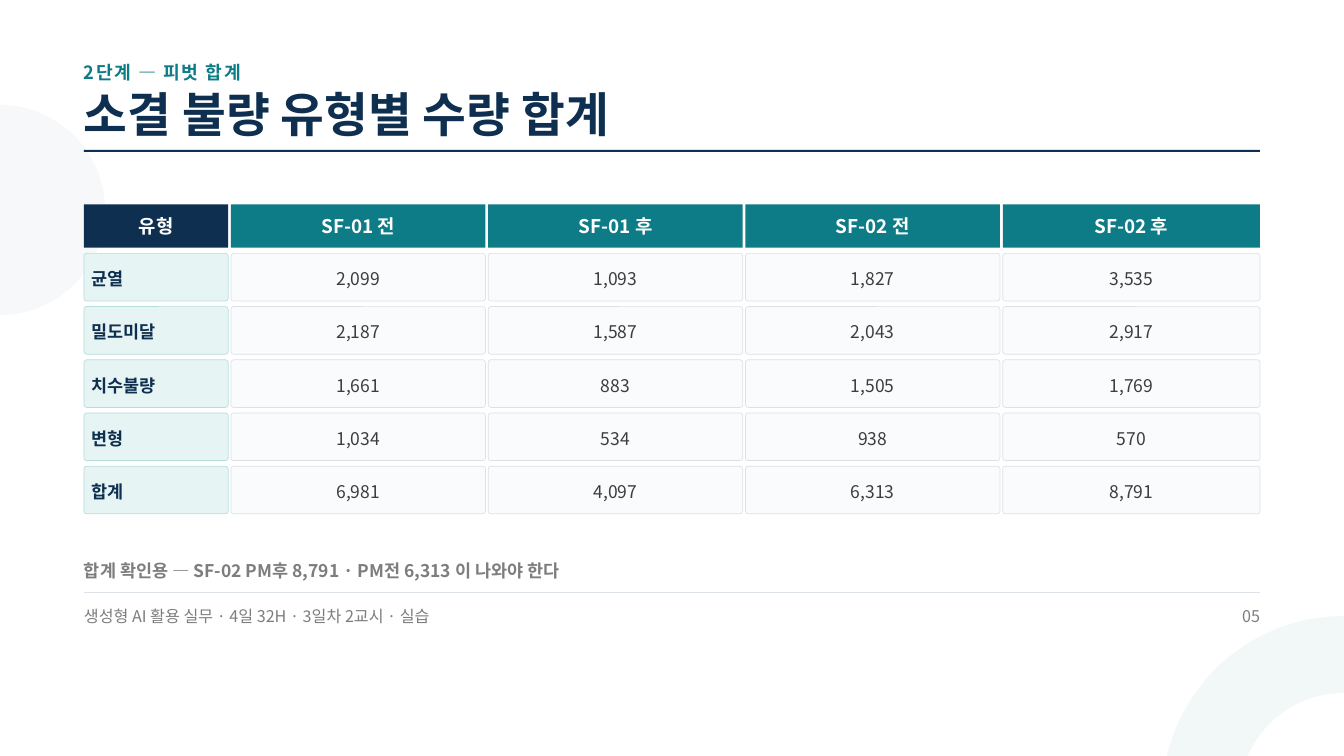
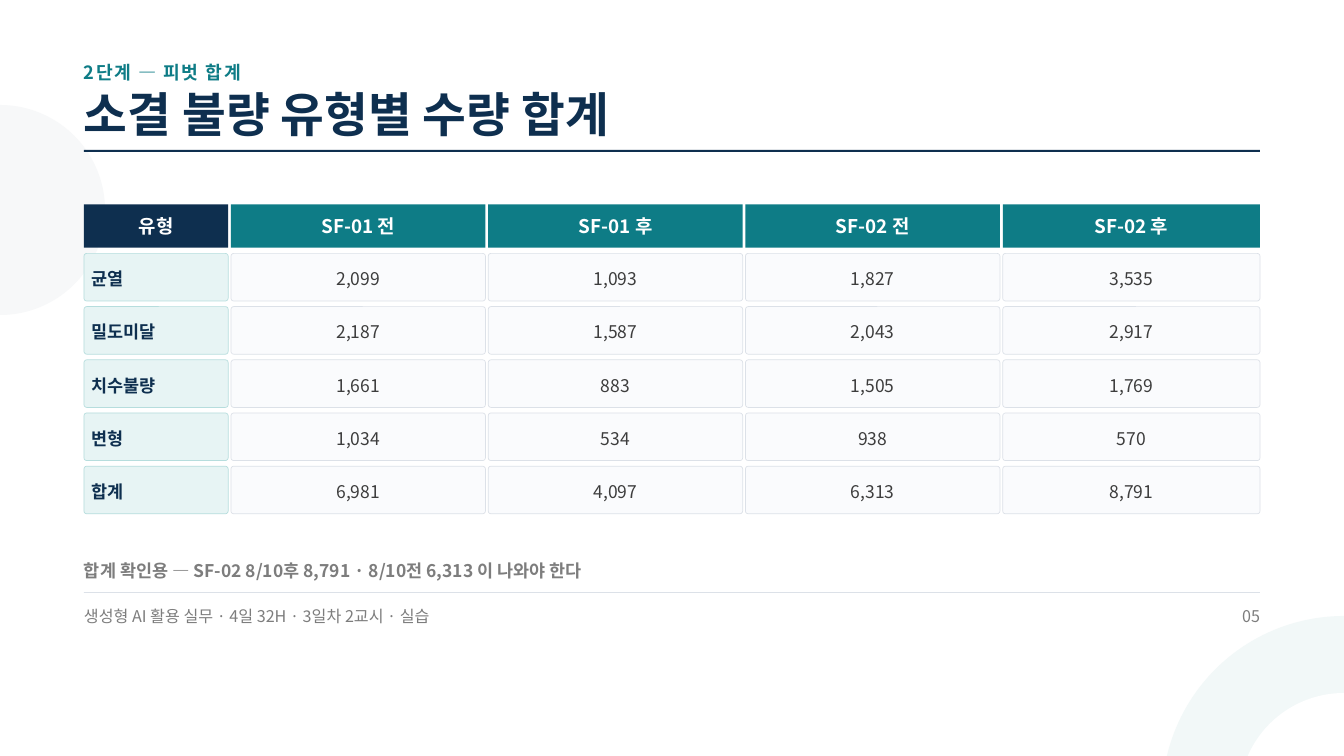
Before and after one commit to aebonlee/materials, a slide deck: slide 5 of knf/decks/d3p2.pptx. Drawn at 1344x756 pixels with LibreOffice and Linux fonts; fonts in the diff are those of the drawing. Boxes give left, top, right and bottom in pixels: in the first picture for what was removed or moved away, otherwise in the second. Text is boxed around its words. In the diff, an @@ line names an element or a change of style, - is before the commit and + after.

```diff
--- a/knf/decks/d3p2.pptx
+++ b/knf/decks/d3p2.pptx
@@ text at (84,562,582,581): text changed @@
-합계 확인용 — SF-02 PM후 8,791 · PM전 6,313 이 나와야 한다
+합계 확인용 — SF-02 8/10후 8,791 · 8/10전 6,313 이 나와야 한다
```
Also in this commit, not shown: 6 other slides changed, 5 other files.
